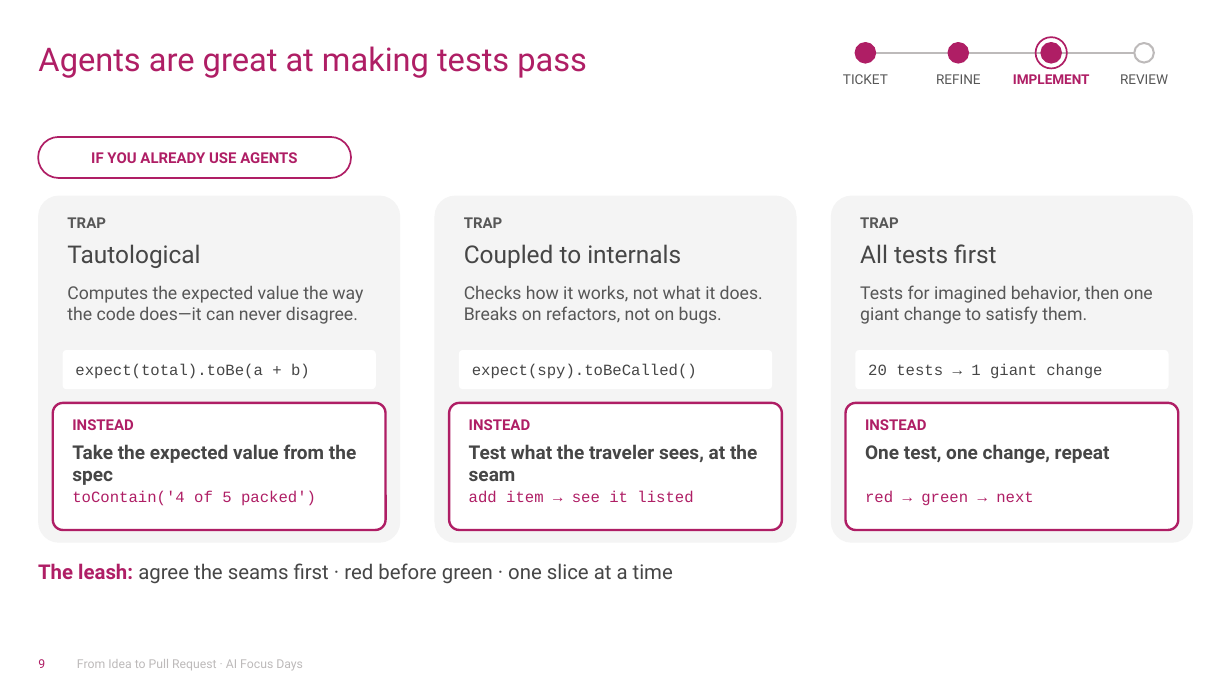
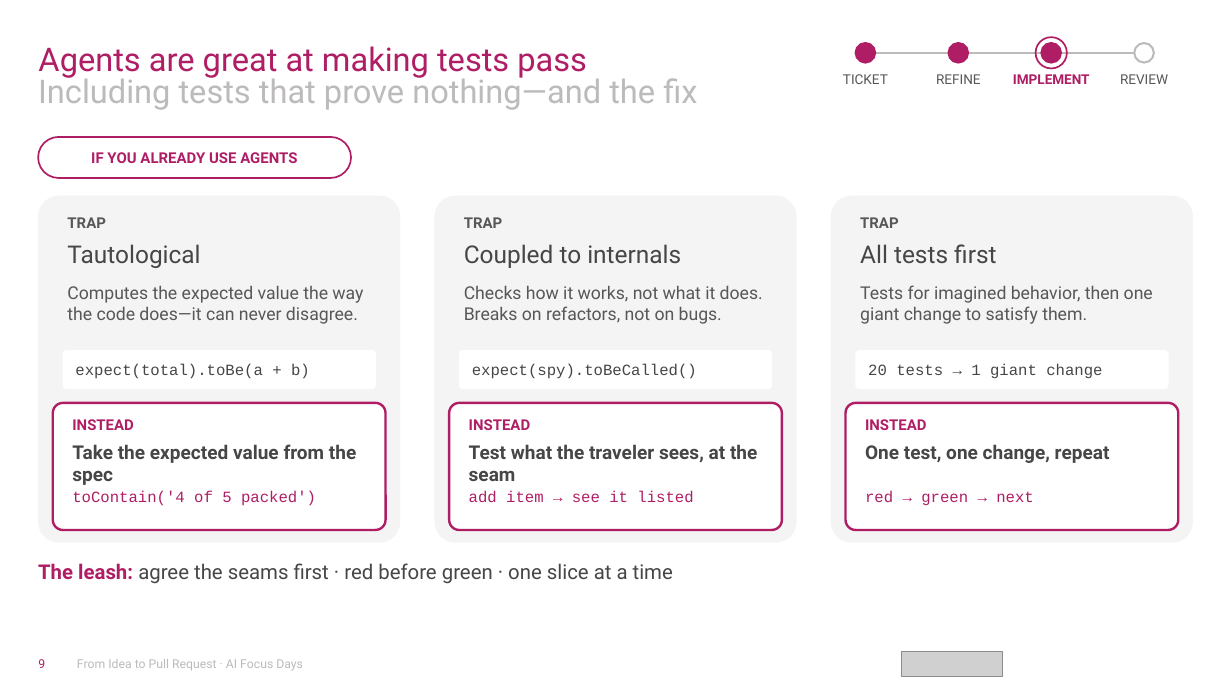
Before and after one commit to jasperfue/travel-ready, a slide deck: slide 9 of workshop/From Idea to Pull Request.pptx. Drawn at 1232x693 pixels with LibreOffice and Linux fonts; fonts in the diff are those of the drawing; grey boxes stand for pictures; background and template pictures are left out. Boxes give left, top, right and bottom in pixels: in the first picture for what was removed or moved away, otherwise in the second. Text is boxed around its words. In the diff, an @@ line names an element or a change of style, - is before the commit and + after.

```diff
--- a/workshop/From Idea to Pull Request.pptx
+++ b/workshop/From Idea to Pull Request.pptx
@@ text added at (x1=38, y1=73, x2=697, y2=110), 24 pt, text #BDBABA @@
+Including tests that prove nothing—and the fix
@@ picture added at (x1=902, y1=651, x2=1002, y2=677) @@
```
Also in this commit, not shown: 23 other slides changed, 1 slide added, 4 other files.
